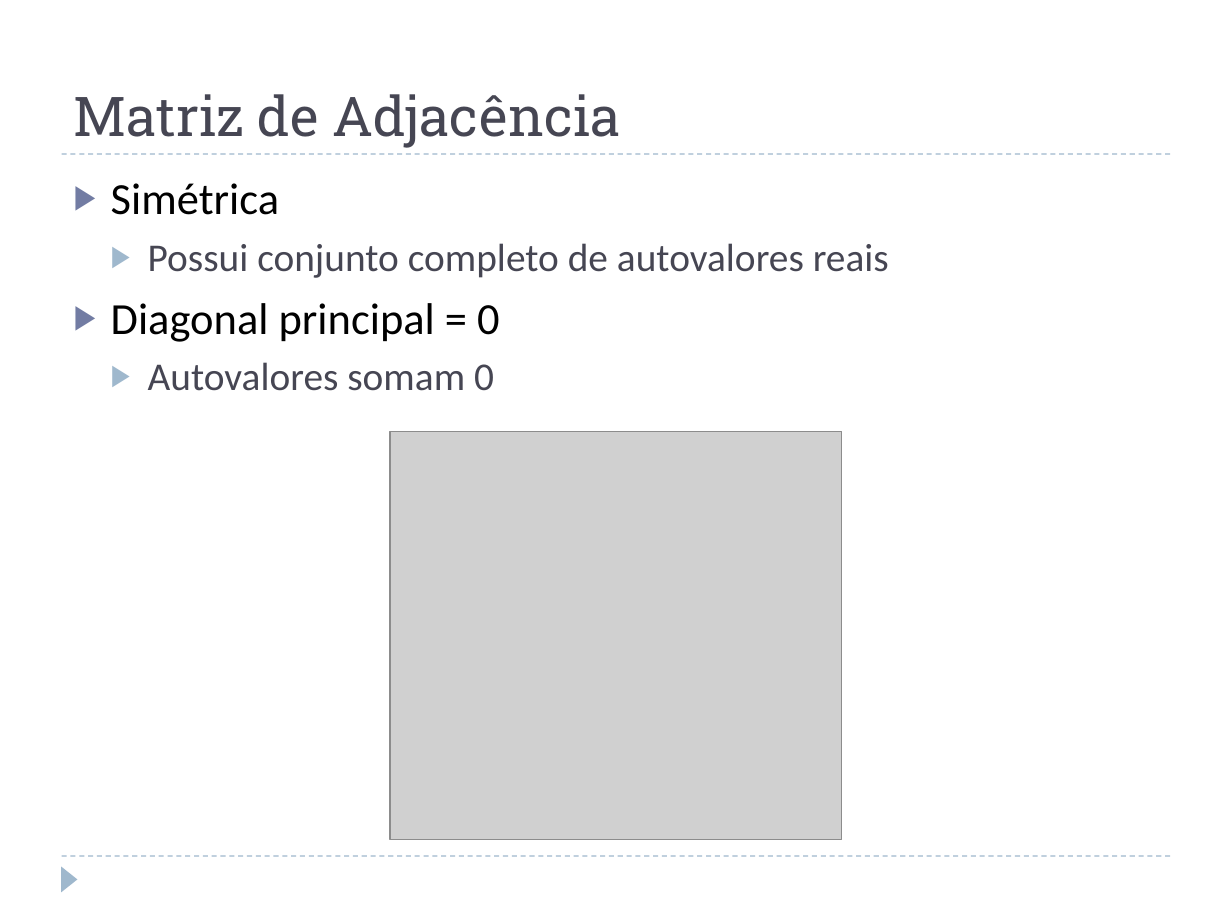
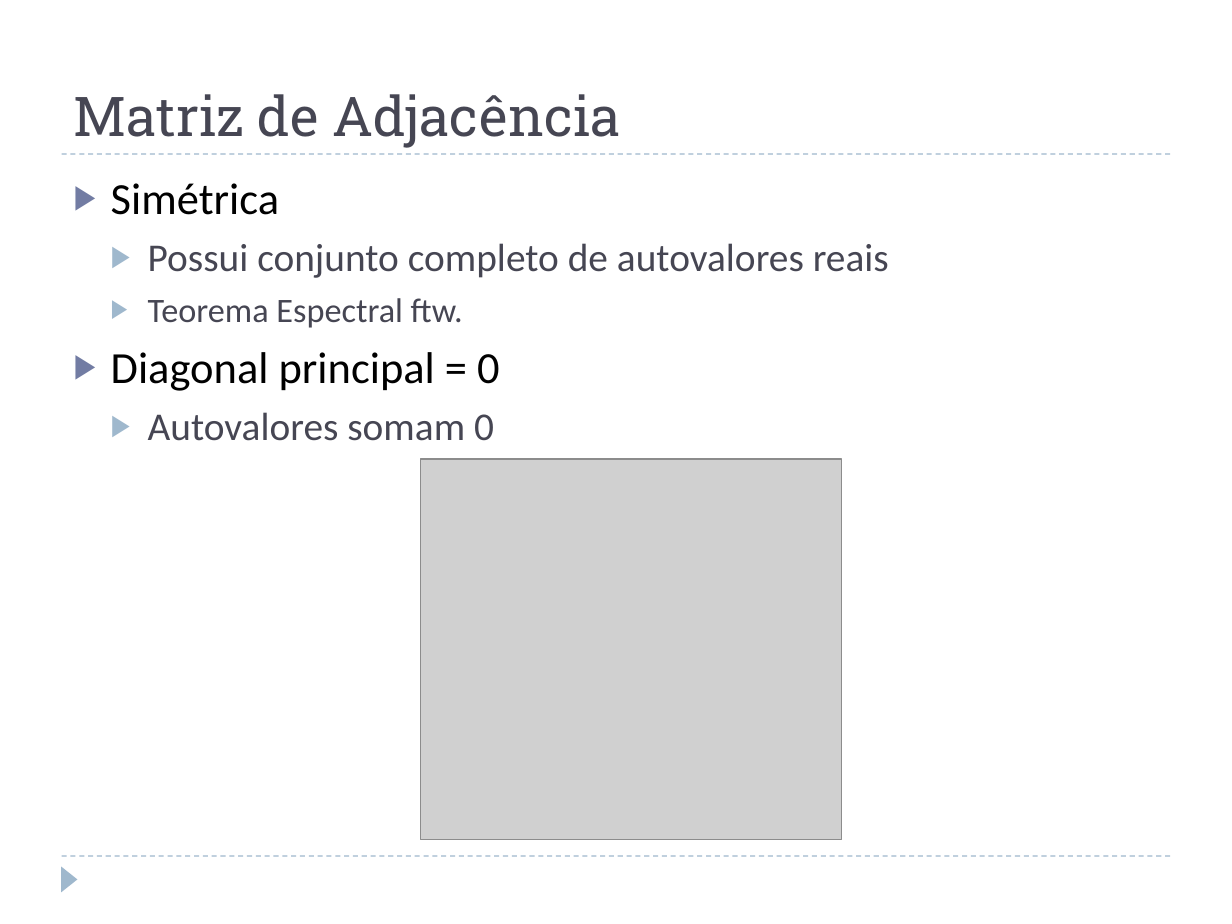
Before and after one commit to juanplopes/ppgi-alc-graphs, a slide deck: slide 8 of doc/Apresentacao.pptx. Drawn at 1232x924 pixels with LibreOffice and Linux fonts; fonts in the diff are those of the drawing; grey boxes stand for pictures. Boxes give left, top, right and bottom in pixels: in the first picture for what was removed or moved away, otherwise in the second. Text is boxed around its words. In the diff, an @@ line names an element or a change of style, - is before the commit and + after.

```diff
--- a/doc/Apresentacao.pptx
+++ b/doc/Apresentacao.pptx
@@ text at bbox=[148, 298, 463, 328]: paragraph added @@
+  ▶ Teorema Espectral ftw.
@@ picture: place and size @@
-picture at bbox=[391, 431, 843, 839]
+picture at bbox=[421, 460, 843, 840]
```
Also in this commit, not shown: 4 other slides changed, 7 slides added.
